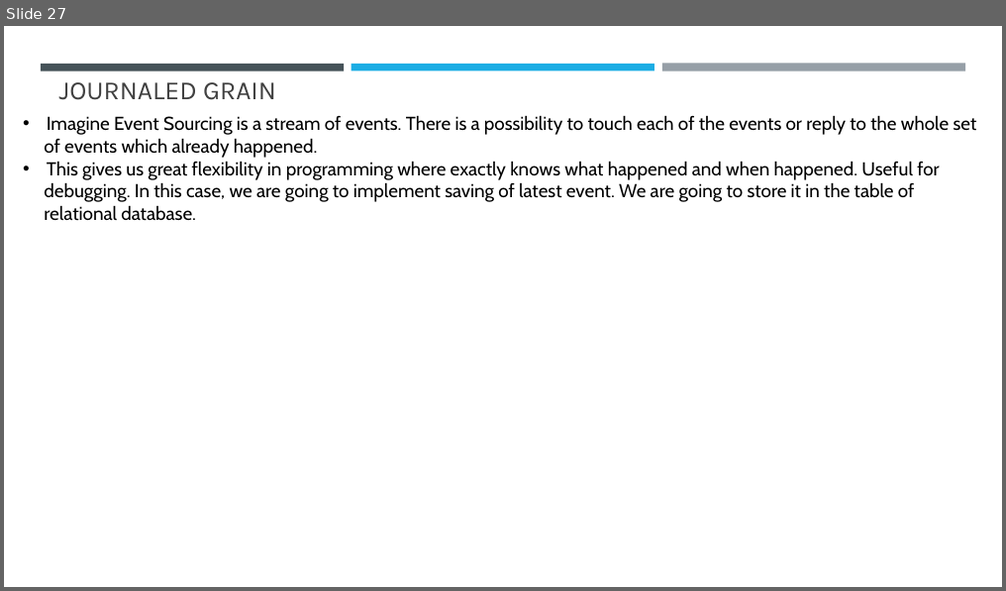
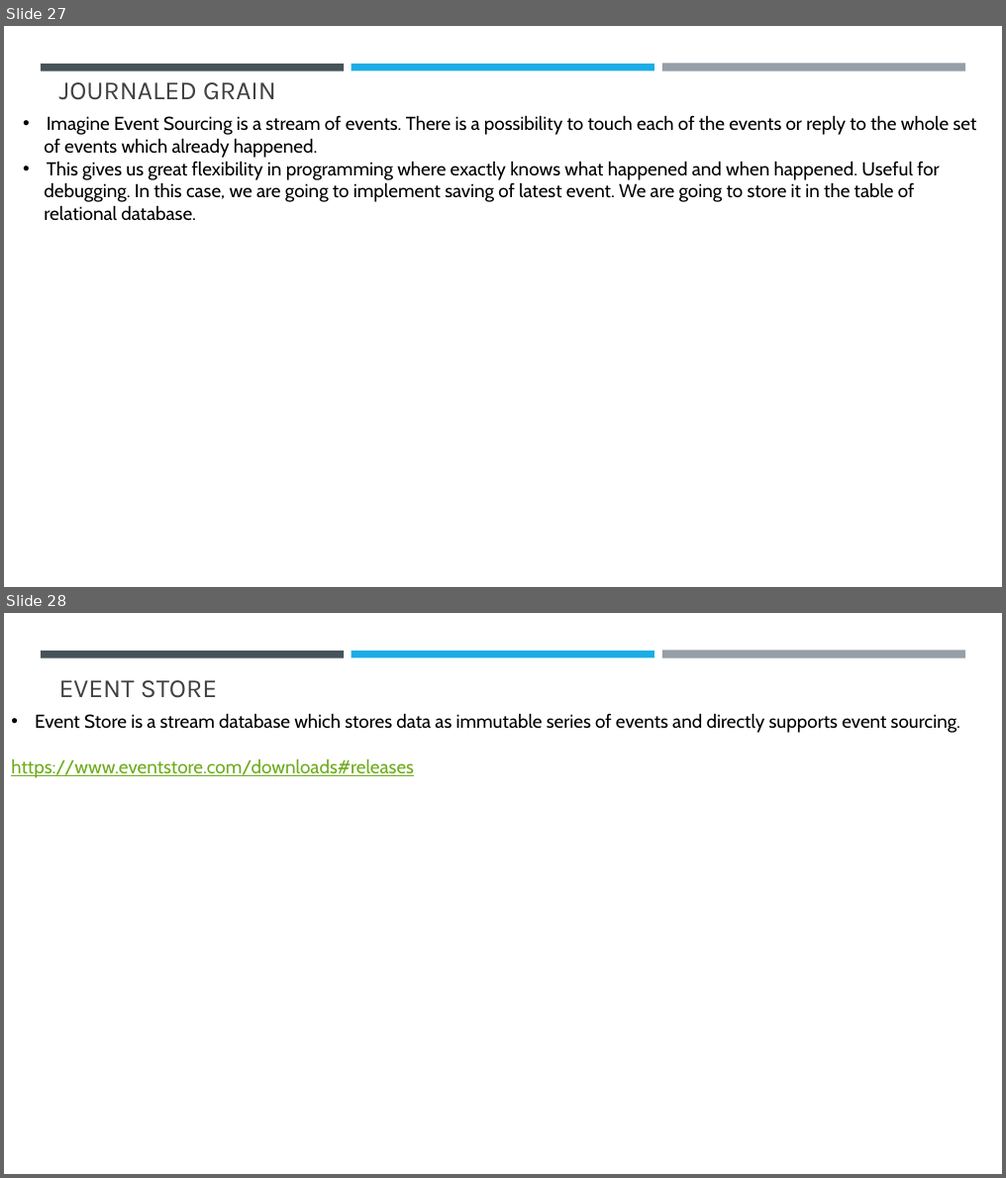
Before and after one commit to sansindia85/Orleans, a slide deck: Presentation/Microsoft Orleans.pptx. Shown one above the other, each under a label of ours: slide 27 before the commit, slides 27 and 28 after it. The pictures are 1006x591 and 1006x1178 pixels, drawn with LibreOffice and Linux fonts; fonts in the diff are those of the drawing. Boxes give left, top, right and bottom in pixels: in the first picture for what was removed or moved away, otherwise in the second. Text is boxed around its words. In the diff, an @@ line names an element or a change of style, - is before the commit and + after.

```diff
--- a/Presentation/Microsoft Orleans.pptx
+++ b/Presentation/Microsoft Orleans.pptx
@@ slide 28 added at box(4, 613, 1002, 1174), background #FFFFFF; not listed: 3 template elements that a slide beside it also shows @@
@@ title added at box(59, 680, 217, 698), 25.2 pt, text #404040 @@
+EVENT STORE
@@ text added at box(11, 713, 960, 778), 18 pt, text #000000 @@
+• Event Store is a stream database which stores data as immutable series of events and directly supports event sourcing.
+https://www.eventstore.com/downloads#releases
```
Also in this commit, not shown: 1 other slide added, 22 other files.
